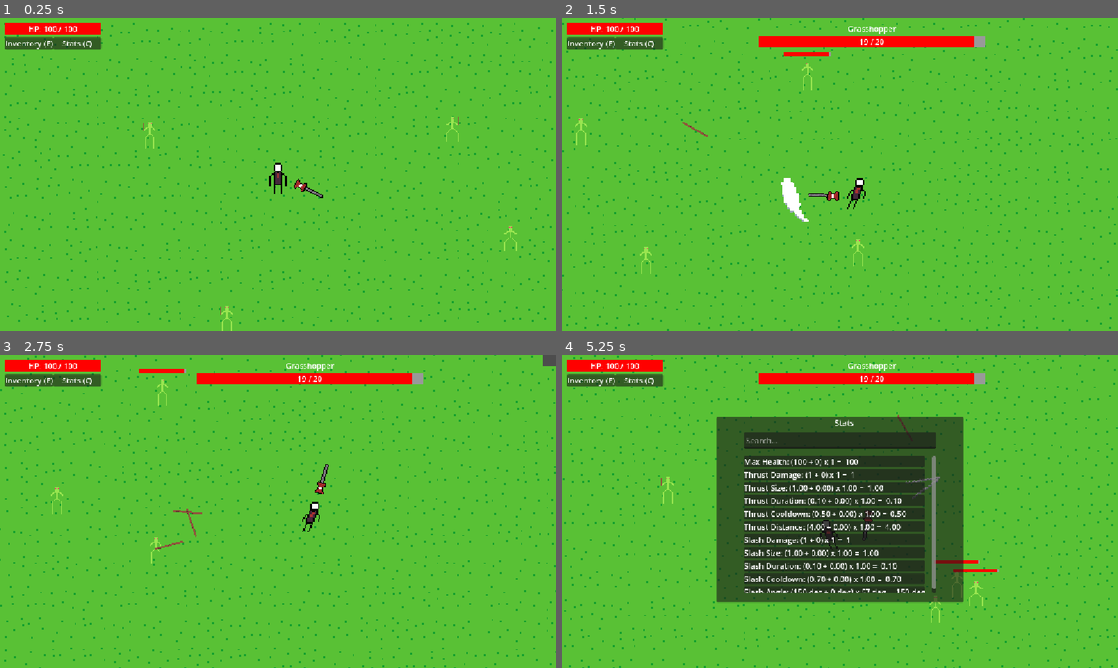
Above: before the commit, frames 1-4 (two rows, left to right).
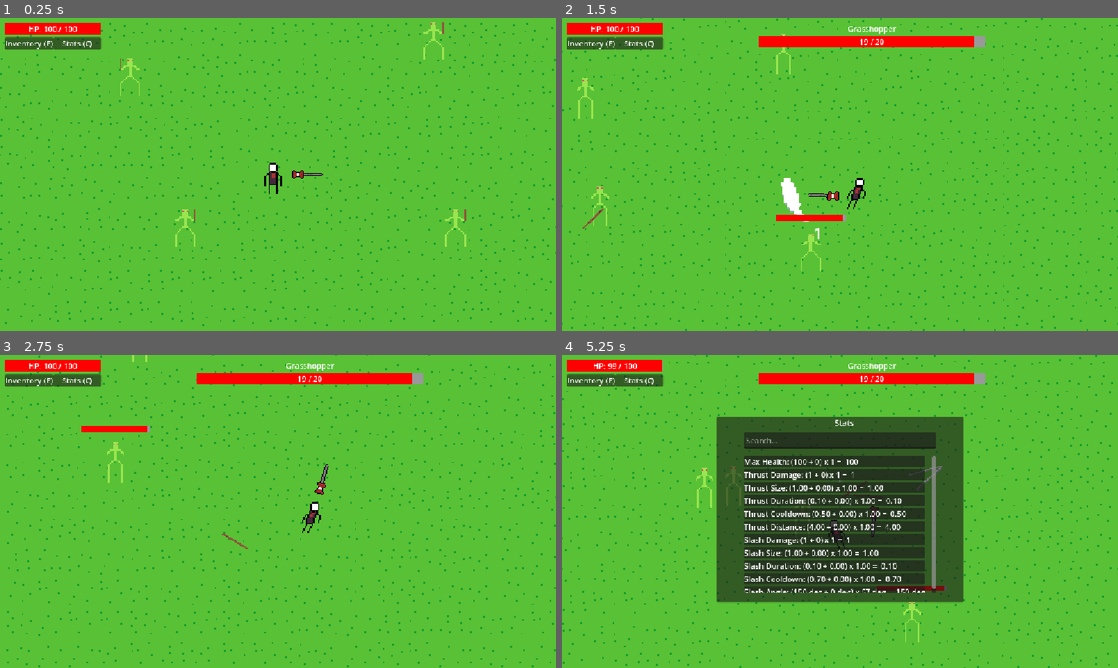
Above: after the commit, the same moments.

Repository: LavaWander/Slesh
Game: Godot game, scene res://main.tscn
Same seed, same stepped clock (60 frames per second), same inputs: the game is played once before the commit and once after it. Before the commit the project starts from res://world.tscn.
Inputs (mouse positions are in pixels of both pictures, inside the frame that each line leads up to):
- Up to frame 1 (0.25 s): no input
- Up to frame 2 (1.5 s): move the mouse to (962, 158) at 0.52 s; hold D (move_right) 0.53-1.28 s; hold Shift (run) 0.53-1.28 s; click (962, 158) at 0.67 s; move the mouse to (728, 190) at 1.27 s; hold S (move_down) from 1.28 s (still down); right-click (728, 190) at 1.35 s
- Up to frame 3 (2.75 s): tap Shift (run) at 1.55, 2.3 s; move the mouse to (333, 442) at 2.02 s; release S (move_down) at 2.03 s; press the mouse at (333, 442) at 2.03 s; hold D (move_right) from 2.03 s (still down)
- Up to frame 4 (5.25 s): move the mouse to (812, 574) at 2.77 s; release D (move_right) at 2.78 s; release the mouse at (812, 574) at 2.78 s; hold W (move_up) 2.78-3.53 s; tap Shift (run) at 2.85, 3.8, 4.35 s; click (812, 574) at 2.92 s; move the mouse to (1006, 558) at 3.52 s; hold C (stats_toggle) 3.53-4.28 s; hold A (move_left) 3.53-5.03 s; move the mouse to (673, 464) at 4.27 s; move the mouse to (867, 511) at 5.02 s; hold S (move_down) from 5.03 s (still down); hold Right mouse button (attack_slash) from 5.03 s (still down); click (867, 511) at 5.17 s

The runs differ from the first frame. In frame 1, 5.4% of the frame differs, in the area x 0-100%, y 1-100%; in frame 2, 5.4%; in frame 3, 5.2%; in frame 4, 5.3%.

Commit message:
Add enemy respawns and spawnpoints
Also separated ui_root from world and put them into main.tscn (new main scene).

Diff:
--- a/Game/enemies/grasshopper/enemy.gd
+++ b/Game/enemies/grasshopper/enemy.gd
@@ -1,4 +1,6 @@
 extends CharacterBody2D
+
+signal defeated(enemy: Node)
 
 enum State {
 	IDLE,
@@ -145,6 +147,7 @@
 
 
 func _on_died(_source: Node) -> void:
+	defeated.emit(self)
 	queue_free()
 
 
--- /dev/null
+++ b/Game/main.tscn
@@ -0,0 +1,10 @@
+[gd_scene format=3 uid="uid://c7rnrq8d64wr"]
+
+[ext_resource type="PackedScene" uid="uid://c8dd5nyb6gsr0" path="res://world.tscn" id="1_0xm2m"]
+[ext_resource type="PackedScene" uid="uid://ye2mxls80mbo" path="res://ui_root.tscn" id="2_h2yge"]
+
+[node name="Main" type="Node" unique_id=886979038]
+
+[node name="World" parent="." unique_id=1740403233 instance=ExtResource("1_0xm2m")]
+
+[node name="UiRoot" parent="." unique_id=1208154262 instance=ExtResource("2_h2yge")]
--- a/Game/project.godot
+++ b/Game/project.godot
@@ -11,7 +11,7 @@
 [application]
 
 config/name="Slesh"
-run/main_scene="uid://c8dd5nyb6gsr0"
+run/main_scene="uid://c7rnrq8d64wr"
 config/features=PackedStringArray("4.6", "GL Compatibility")
 run/max_fps=240
 config/icon="res://icon.svg"
--- /dev/null
+++ b/Game/ui/world/enemy_spawn_point.gd
@@ -0,0 +1,90 @@
+extends Node2D
+class_name EnemySpawnPoint
+
+@export var enemy_scene: PackedScene
+@export var respawn_time: float = 5.0
+@export var spawn_on_ready: bool = true
+@export var initial_spawn_delay: float = 0.0
+@export var max_respawns: int = -1
+@export var block_spawn_if_player_inside: bool = true
+@export var spawn_parent_path: NodePath
+
+@onready var spawn_area: Area2D = $SpawnArea
+@onready var collision_shape: CollisionShape2D = $SpawnArea/CollisionShape2D
+@onready var respawn_timer: Timer = $RespawnTimer
+
+var current_enemy: Node2D = null
+var respawns_done: int = 0
+
+func _ready() -> void:
+	respawn_timer.one_shot = true
+	respawn_timer.timeout.connect(_try_spawn)
+
+	if spawn_on_ready:
+		if initial_spawn_delay > 0.0:
+			respawn_timer.start(initial_spawn_delay)
+		else:
+			_try_spawn()
+
+func _try_spawn() -> void:
+	if current_enemy != null:
+		return
+
+	if enemy_scene == null:
+		push_warning("EnemySpawnPoint has no enemy_scene assigned.")
+		return
+
+	if max_respawns >= 0 and respawns_done >= max_respawns:
+		return
+
+	if block_spawn_if_player_inside and _is_player_in_spawn_area():
+		respawn_timer.start(1.0)
+		return
+
+	var enemy := enemy_scene.instantiate() as Node2D
+	if enemy == null:
+		push_warning("Spawned scene is not a Node2D.")
+		return
+
+	_get_spawn_parent().add_child(enemy)
+	enemy.global_position = _get_random_spawn_position()
+	current_enemy = enemy
+
+	if enemy.has_signal("defeated"):
+		enemy.defeated.connect(_on_enemy_defeated)
+	else:
+		push_warning("Spawned enemy has no defeated signal.")
+
+func _on_enemy_defeated(enemy: Node) -> void:
+	if enemy != current_enemy:
+		return
+
+	current_enemy = null
+	respawns_done += 1
+	respawn_timer.start(respawn_time)
+
+func _get_spawn_parent() -> Node:
+	if spawn_parent_path != NodePath():
+		var target := get_node_or_null(spawn_parent_path)
+		if target != null:
+			return target
+	return self
+
+func _get_random_spawn_position() -> Vector2:
+	var rect := collision_shape.shape as RectangleShape2D
+	if rect == null:
+		return global_position
+
+	var half_size := rect.size * 0.5
+	var local_point := Vector2(
+		randf_range(-half_size.x, half_size.x),
+		randf_range(-half_size.y, half_size.y)
+	)
+
+	return collision_shape.to_global(local_point)
+
+func _is_player_in_spawn_area() -> bool:
+	for body in spawn_area.get_overlapping_bodies():
+		if body.is_in_group("player"):
+			return true
+	return false
--- /dev/null
+++ b/Game/ui/world/enemy_spawn_point.tscn
@@ -0,0 +1,17 @@
+[gd_scene format=3 uid="uid://blgamrct2i02b"]
+
+[ext_resource type="Script" uid="uid://dkbfex156c6pj" path="res://ui/world/enemy_spawn_point.gd" id="1_lcbar"]
+
+[sub_resource type="RectangleShape2D" id="RectangleShape2D_4hc8t"]
+size = Vector2(42.666656, 42.666656)
+
+[node name="EnemySpawnPoint" type="Node2D" unique_id=1846872582]
+script = ExtResource("1_lcbar")
+
+[node name="SpawnArea" type="Area2D" parent="." unique_id=1545166128]
+
+[node name="CollisionShape2D" type="CollisionShape2D" parent="SpawnArea" unique_id=693127324]
+position = Vector2(1, -0.5)
+shape = SubResource("RectangleShape2D_4hc8t")
+
+[node name="RespawnTimer" type="Timer" parent="." unique_id=1881265095]
--- /dev/null
+++ b/Game/ui_root.tscn
@@ -0,0 +1,17 @@
+[gd_scene format=3 uid="uid://ye2mxls80mbo"]
+
+[ext_resource type="Script" uid="uid://0p0do4t2pyqs" path="res://ui_root.gd" id="1_sif21"]
+[ext_resource type="PackedScene" uid="uid://dbahm0ih5jv1f" path="res://ui/hud/hud.tscn" id="2_omih6"]
+[ext_resource type="PackedScene" uid="uid://gbg2cvuou8uj" path="res://ui/inventory/inventory_panel.tscn" id="3_yeqjh"]
+[ext_resource type="PackedScene" uid="uid://cd0rxvgaldefv" path="res://ui/common/tooltip.tscn" id="4_mm7js"]
+[ext_resource type="PackedScene" uid="uid://7pgpjb8y1y3a" path="res://ui/stats/stats_panel.tscn" id="5_e676h"]
+
+[node name="UIRoot" type="CanvasLayer" unique_id=213740285]
+script = ExtResource("1_sif21")
+
+[node name="HUD" parent="." unique_id=808750664 instance=ExtResource("2_omih6")]
+
+[node name="InventoryPanel" parent="." unique_id=516670972 instance=ExtResource("3_yeqjh")]
+tooltip_scene = ExtResource("4_mm7js")
+
+[node name="StatsPanel" parent="." unique_id=715456017 instance=ExtResource("5_e676h")]
--- a/Game/world.tscn
+++ b/Game/world.tscn
@@ -2,12 +2,8 @@
 
 [ext_resource type="Texture2D" uid="uid://brts21ktajlt4" path="res://assets/terrain.png" id="1_fj7yv"]
 [ext_resource type="PackedScene" uid="uid://di3g6o8qo5a7d" path="res://player/player.tscn" id="2_tlwt5"]
+[ext_resource type="PackedScene" uid="uid://blgamrct2i02b" path="res://ui/world/enemy_spawn_point.tscn" id="3_ioo17"]
 [ext_resource type="PackedScene" uid="uid://vhdtqdem5fsk" path="res://enemies/grasshopper/grasshopper.tscn" id="3_tlwt5"]
-[ext_resource type="PackedScene" uid="uid://dbahm0ih5jv1f" path="res://ui/hud/hud.tscn" id="4_aqk2v"]
-[ext_resource type="Script" uid="uid://0p0do4t2pyqs" path="res://ui_root.gd" id="4_dwbse"]
-[ext_resource type="PackedScene" uid="uid://gbg2cvuou8uj" path="res://ui/inventory/inventory_panel.tscn" id="5_036b0"]
-[ext_resource type="PackedScene" uid="uid://cd0rxvgaldefv" path="res://ui/common/tooltip.tscn" id="7_pkg7o"]
-[ext_resource type="PackedScene" uid="uid://7pgpjb8y1y3a" path="res://ui/stats/stats_panel.tscn" id="8_gbfbk"]
 
 [sub_resource type="TileSetAtlasSource" id="TileSetAtlasSource_aqk2v"]
 texture = ExtResource("1_fj7yv")
@@ -168,30 +164,33 @@
 [node name="Enemies" type="Node2D" parent="." unique_id=1904512081]
 scale = Vector2(1.5, 1.5)
 
-[node name="Grasshopper" parent="Enemies" unique_id=913070177 instance=ExtResource("3_tlwt5")]
-position = Vector2(133.33334, -36.666668)
-scale = Vector2(0.6666667, 0.6666667)
+[node name="Grasshopper1" parent="Enemies" unique_id=1846872582 instance=ExtResource("3_ioo17")]
+enemy_scene = ExtResource("3_tlwt5")
 
-[node name="Grasshopper2" parent="Enemies" unique_id=190781669 instance=ExtResource("3_tlwt5")]
-position = Vector2(172.66667, 47.333336)
-scale = Vector2(0.6666667, 0.6666667)
+[node name="CollisionShape2D" parent="Enemies/Grasshopper1/SpawnArea" parent_id_path=PackedInt32Array(1846872582, 1545166128) index="0" unique_id=693127324]
+position = Vector2(-106.66667, -64.000015)
 
-[node name="Grasshopper3" parent="Enemies" unique_id=1649825853 instance=ExtResource("3_tlwt5")]
-position = Vector2(-38.66667, 108)
-scale = Vector2(0.6666667, 0.6666667)
+[node name="Grasshopper2" parent="Enemies" unique_id=1535283428 instance=ExtResource("3_ioo17")]
+enemy_scene = ExtResource("3_tlwt5")
 
-[node name="Grasshopper4" parent="Enemies" unique_id=1420482867 instance=ExtResource("3_tlwt5")]
-position = Vector2(-88.66667, -28)
-scale = Vector2(0.6666667, 0.6666667)
+[node name="CollisionShape2D" parent="Enemies/Grasshopper2/SpawnArea" parent_id_path=PackedInt32Array(1535283428, 1545166128) index="0" unique_id=693127324]
+position = Vector2(106.666664, -85.333336)
 
-[node name="UIRoot" type="CanvasLayer" parent="." unique_id=2057349269]
-script = ExtResource("4_dwbse")
+[node name="Grasshopper3" parent="Enemies" unique_id=1634959944 instance=ExtResource("3_ioo17")]
+enemy_scene = ExtResource("3_tlwt5")
 
-[node name="HUD" parent="UIRoot" unique_id=979824964 instance=ExtResource("4_aqk2v")]
+[node name="CollisionShape2D" parent="Enemies/Grasshopper3/SpawnArea" parent_id_path=PackedInt32Array(1634959944, 1545166128) index="0" unique_id=693127324]
+position = Vector2(106.666664, 42.666664)
 
-[node name="InventoryPanel" parent="UIRoot" unique_id=1032686364 instance=ExtResource("5_036b0")]
-tooltip_scene = ExtResource("7_pkg7o")
+[node name="Grasshopper4" parent="Enemies" unique_id=978076730 instance=ExtResource("3_ioo17")]
+enemy_scene = ExtResource("3_tlwt5")
 
-[node name="StatsPanel" parent="UIRoot" unique_id=715456017 instance=ExtResource("8_gbfbk")]
+[node name="CollisionShape2D" parent="Enemies/Grasshopper4/SpawnArea" parent_id_path=PackedInt32Array(978076730, 1545166128) index="0" unique_id=693127324]
+position = Vector2(-64.00001, 21.333332)
 
 [node name="WorldEffects" type="Node2D" parent="." unique_id=1717586634 groups=["world_effects"]]
+
+[editable path="Enemies/Grasshopper1"]
+[editable path="Enemies/Grasshopper2"]
+[editable path="Enemies/Grasshopper3"]
+[editable path="Enemies/Grasshopper4"]
Not shown, added: Game/ui/world/enemy_spawn_point.gd.uid
Not shown, changed: Notes.txt
